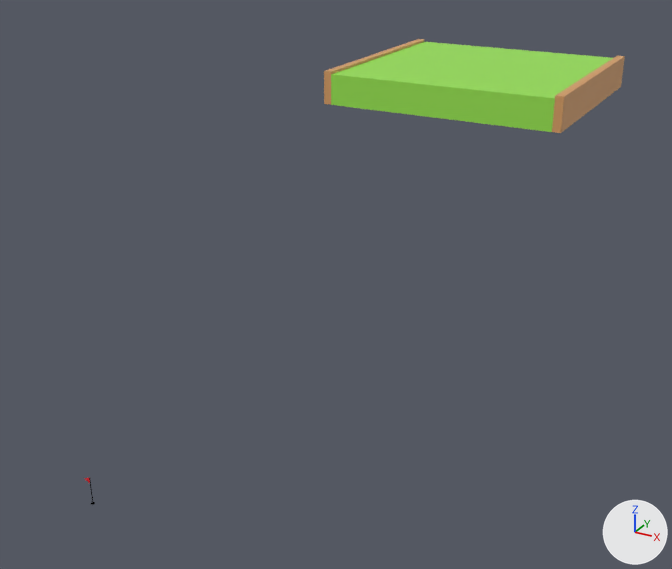
The Blender file blender/end.blend: old version first, new version second.
One viewpoint serves both versions: a camera (50 mm lens) standing at (18.3, -17.5, 18.1) and looking at (-0.5, 16.9, 0.9). Lighting does not change. The marker at lower right points along +X, +Y and +Z.

Objects in the first picture: 'Cube.004', 'Flag'.
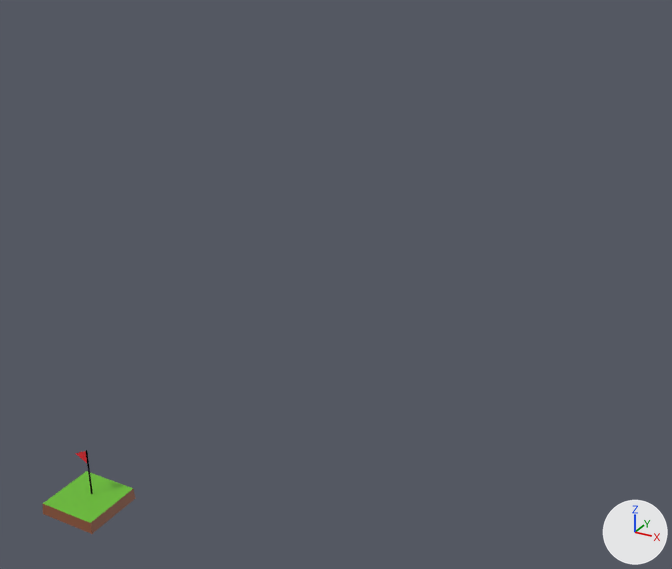
What differs and where, as boxes [x1, y1, x2, y2] in the pictures (672 x 569 px):
'Cube.004', deleted (green): before [324, 39, 625, 133]
'basic-fixed', added: after [43, 471, 135, 534]
'Flag', rescaled: before [84, 477, 95, 505]; after [75, 450, 93, 494]

The change in detail:
Material 'Material.002' (mat_material_002) is new.
Its texture is img_color_pallette_png.
Mesh me_cube_002 is new.
It has 20 vertices, 6 faces and spans x -1.0..1.0, y -1.0..1.0, z -1.0..0.9.
It uses material mat_material_002 (picture img_color_pallette_png).
Object 'Cube.004' (ob_cube_004) is deleted.
Object 'Flag' (ob_flag) is rescaled from (0.502, 0.502, 0.502) to (1.0, 1.0, 1.0).
Object 'basic-fixed' (ob_basic_fixed) is new; it shows me_cube_002.
Its location is (0.01, -0.15, 0.2).
Its scale is (1.0, 1.0, 0.2).
